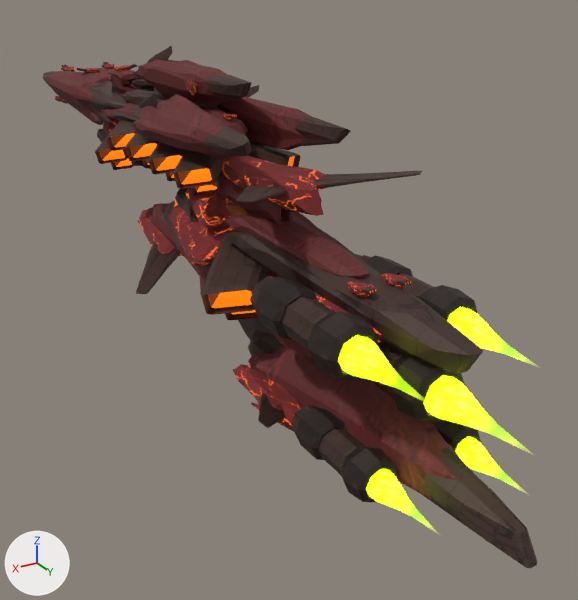
Renders of the glTF model gfx/ship3d/Vox/vox.gltf from each side of a commit.
One viewpoint serves both versions: a 50 mm lens placed at (3.58, 7.61, 2.41), pointed at (-0.54, 0.73, -1.02). The lights are fixed; the arrows at lower left show +X, +Y and +Z. Where no turn or scale is listed for an object, it has been applied to the vertices.

Objects in the first picture: 'body.001', 'engine'.
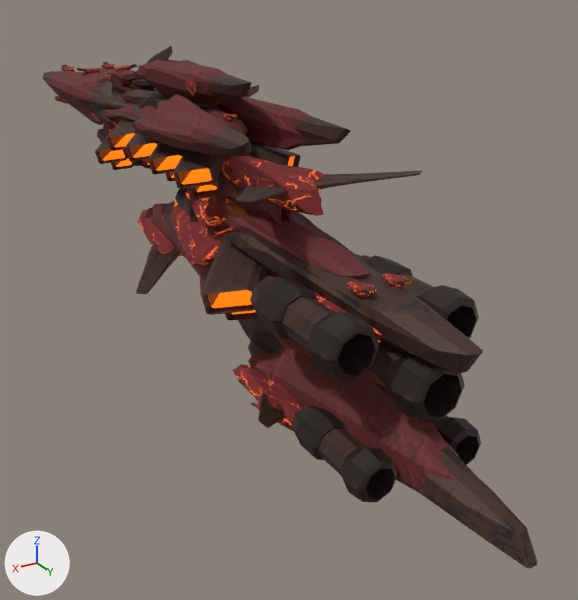
Patch to the scene script:
```diff
--- a/gfx/ship3d/Vox/vox.gltf.py
+++ b/gfx/ship3d/Vox/vox.gltf.py
@@ ob_engine @@
-ob_engine = bpy.data.objects.new('engine', me_engine)
-ob_engine.location = (0.0, 0.0, 0.0)
```

Boxes [x1, y1, x2, y2] around the edits, measured in the pictures (578 x 600 px):
'engine', deleted
    before: [338, 307, 496, 509]
